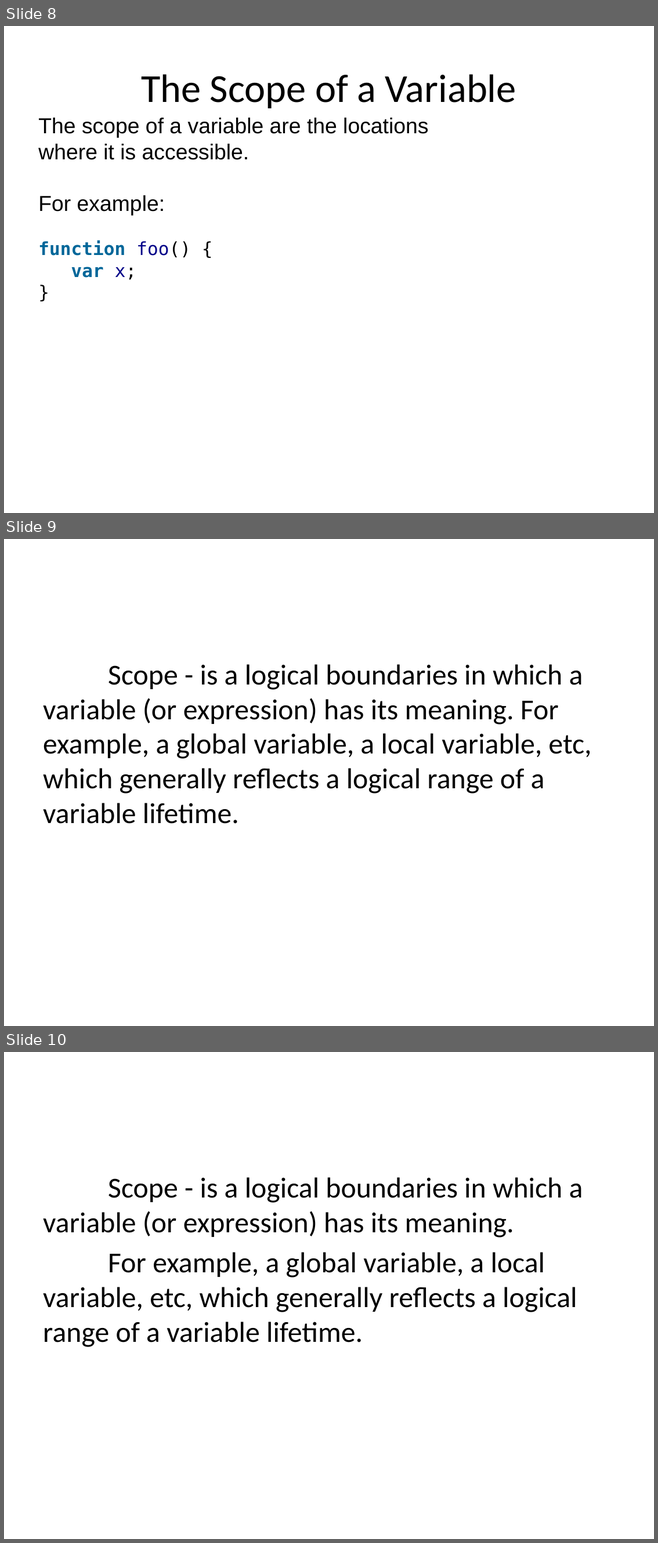
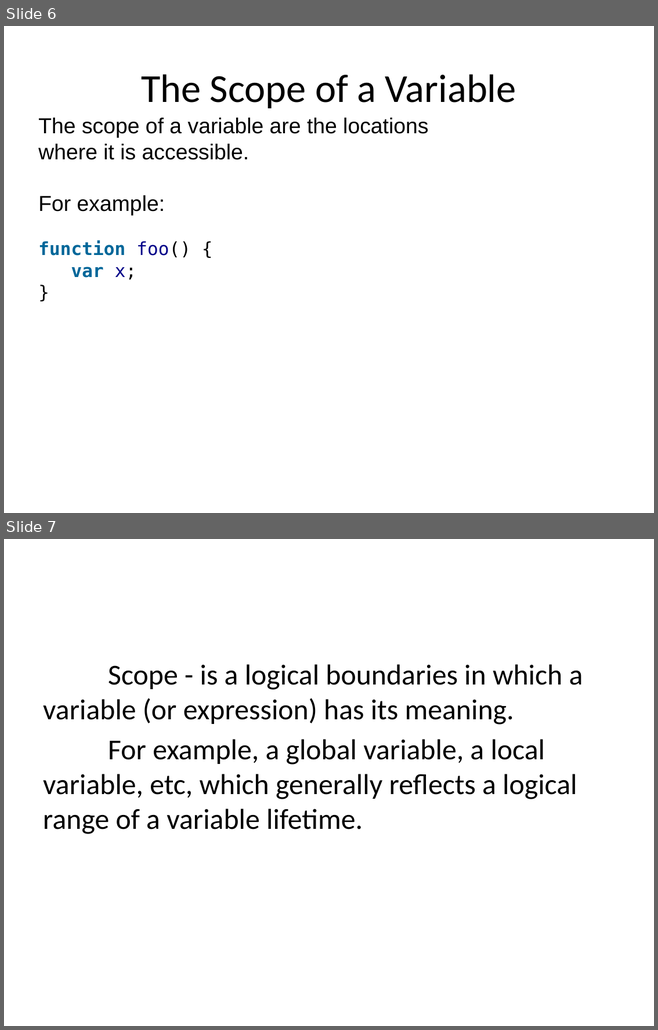
Before and after one commit to dzmitry-varabei/front-end-course, a slide deck: lecture-3-recap-scope/scope.pptx. Shown one above the other, each under a label of ours: slides 8, 9 and 10 before the commit, slides 6 and 7 after it. The pictures are 658x1543 and 658x1030 pixels, drawn with LibreOffice and Linux fonts; fonts in the diff are those of the drawing. Boxes give left, top, right and bottom in pixels: in the first picture for what was removed or moved away, otherwise in the second. Text is boxed around its words. In the diff, an @@ line names an element or a change of style, - is before the commit and + after.

Commit message:
update lecture about scope

```diff
--- a/lecture-3-recap-scope/scope.pptx
+++ b/lecture-3-recap-scope/scope.pptx
@@ slide 9 removed at <box>4,539,654,1026</box>, background #FFFFFF @@
@@ text removed at <box>43,664,591,824</box> @@
-Scope - is a logical boundaries in which a variable (or expression) has its meaning. For example, a global variable, a local variable, etc, which generally reflects a logical range of a variable lifetime.
@@ what was slide 8 is now slide 6 @@
@@ what was slide 10 is now slide 7 @@
```
Also in this commit, not shown: 1 slide changed, 2 other slides removed.
